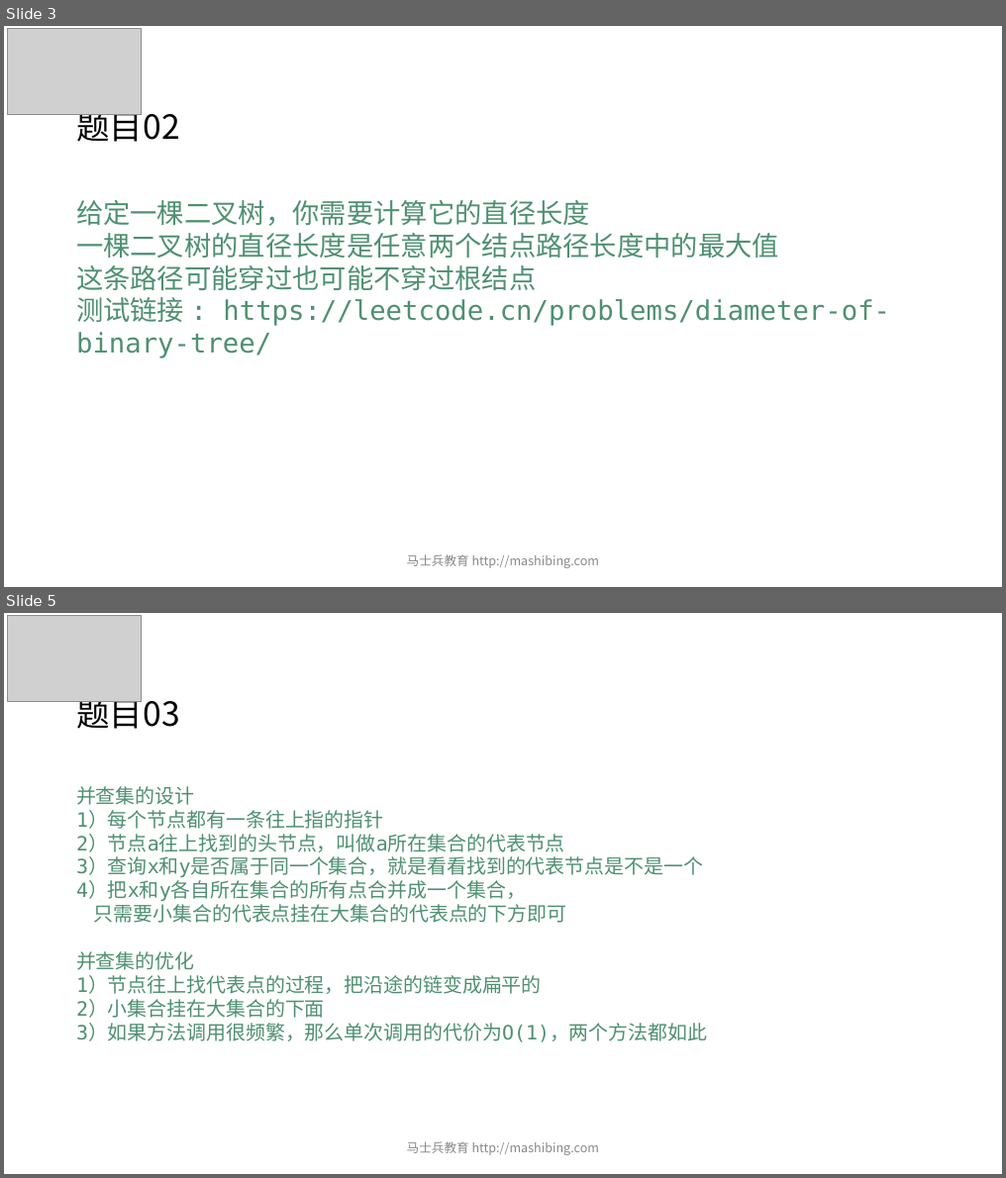
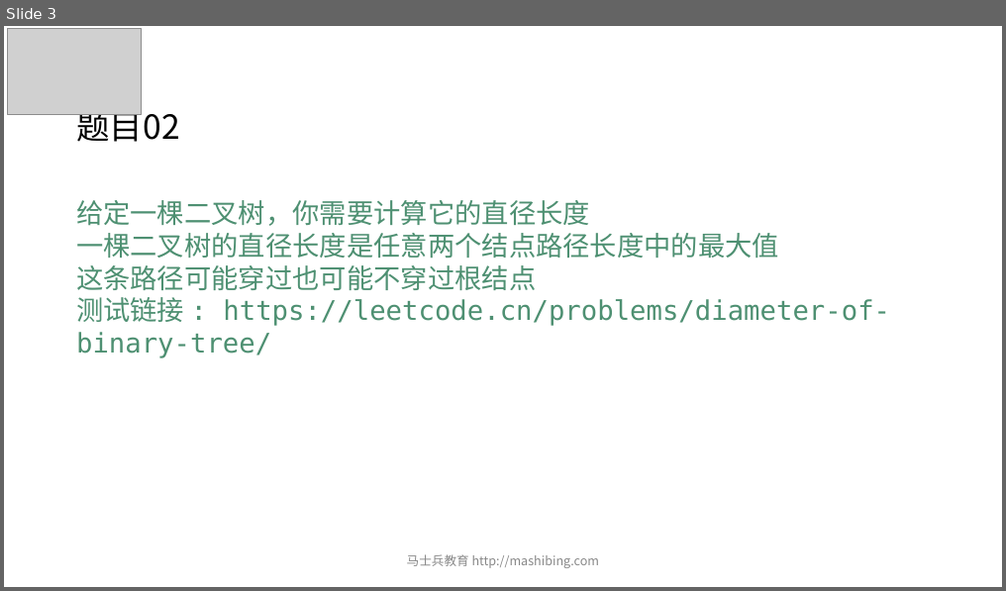
Before and after one commit to wblksheep/algorithm-zuo-msb-code, a slide deck: MCA算法突击课/第03期/ppt/powerpoint/第04节.pptx. Shown one above the other, each under a label of ours: slides 3 and 5 before the commit, slide 3 after it; the slides between them are not shown. The pictures are 1006x1178 and 1006x591 pixels, drawn with LibreOffice and Linux fonts; fonts in the diff are those of the drawing; grey boxes stand for pictures. Boxes give left, top, right and bottom in pixels: in the first picture for what was removed or moved away, otherwise in the second. Text is boxed around its words. In the diff, an @@ line names an element or a change of style, - is before the commit and + after.

```diff
--- a/MCA算法突击课/第03期/ppt/powerpoint/第04节.pptx
+++ b/MCA算法突击课/第03期/ppt/powerpoint/第04节.pptx
@@ slide 5 removed at [4, 613, 1002, 1174], background #FFFFFF @@
@@ picture removed at [8, 616, 142, 701] @@
@@ title removed at [76, 692, 180, 729] @@
-题目03
@@ text removed at [76, 786, 707, 1043] @@
-并查集的设计
-1）每个节点都有一条往上指的指针
-2）节点a往上找到的头节点，叫做a所在集合的代表节点
-3）查询x和y是否属于同一个集合，就是看看找到的代表节点是不是一个
-4）把x和y各自所在集合的所有点合并成一个集合，
-只需要小集合的代表点挂在大集合的代表点的下方即可
-并查集的优化
-1）节点往上找代表点的过程，把沿途的链变成扁平的
-2）小集合挂在大集合的下面
-3）如果方法调用很频繁，那么单次调用的代价为O(1)，两个方法都如此
@@ text removed at [407, 1142, 599, 1156] @@
-马士兵教育 http://mashibing.com
```
Also in this commit, not shown: 3 slides changed, 3 other slides removed, 10 other files.
